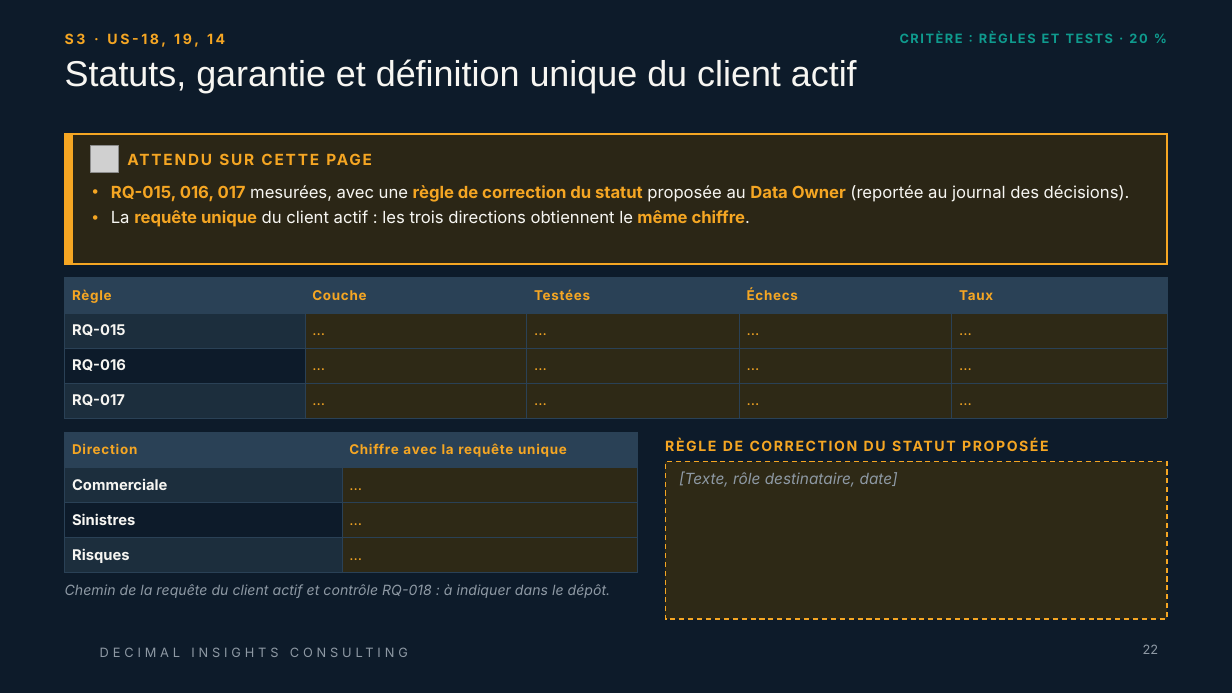
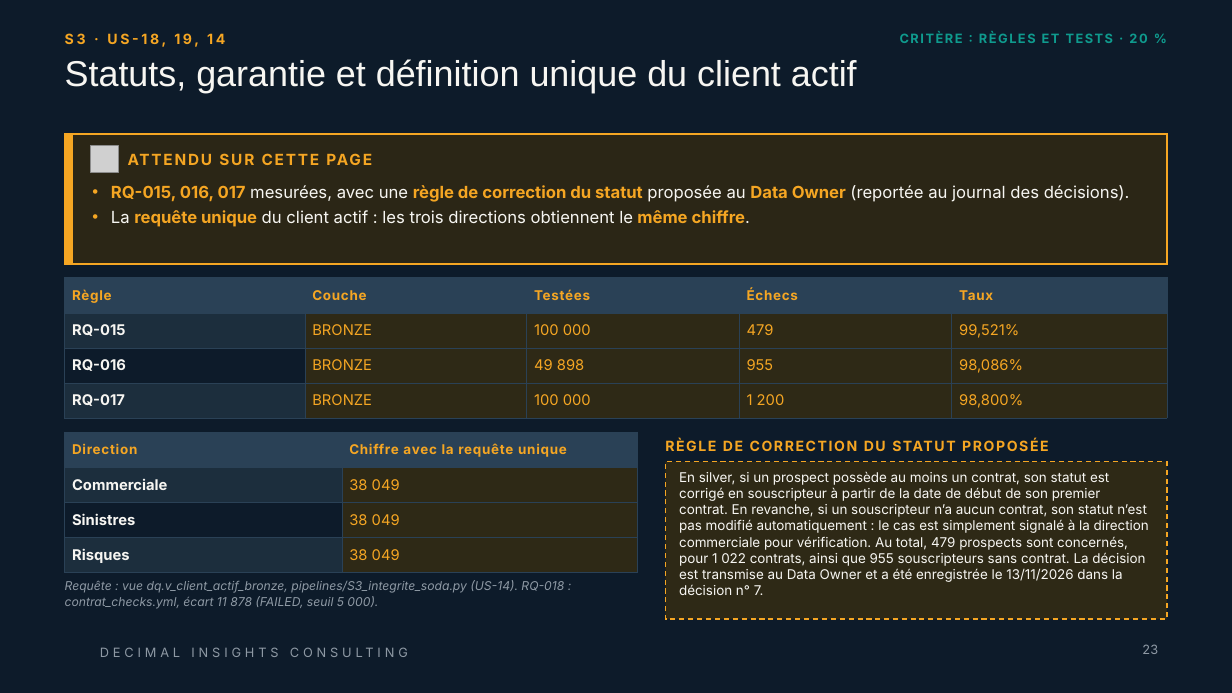
Before and after one commit to linam02/td-qualite-g04, a slide deck: slide 23 of livrables/Livrable_Groupe_TD_AssurConnect.pptx (slide 22 before the commit). Drawn at 1232x693 pixels with LibreOffice and Linux fonts; fonts in the diff are those of the drawing; grey boxes stand for pictures; background and template pictures are left out. Boxes give left, top, right and bottom in pixels: in the first picture for what was removed or moved away, otherwise in the second. Text is boxed around its words. In the diff, an @@ line names an element or a change of style, - is before the commit and + after.

```diff
--- a/livrables/Livrable_Groupe_TD_AssurConnect.pptx
+++ b/livrables/Livrable_Groupe_TD_AssurConnect.pptx
@@ table at [65, 278, 1167, 419] @@
-row 2: RQ-015 | … | … | … | …
+row 2: RQ-015 | BRONZE | 100 000 | 479 | 99,521%
-row 3: RQ-016 | … | … | … | …
+row 3: RQ-016 | BRONZE | 49 898 | 955 | 98,086%
-row 4: RQ-017 | … | … | … | …
+row 4: RQ-017 | BRONZE | 100 000 | 1 200 | 98,800%
@@ borders changed @@
@@ table at [65, 433, 638, 573] @@
-row 2, column 2: …
+row 2, column 2: 38 049
-row 3, column 2: …
+row 3, column 2: 38 049
-row 4, column 2: …
+row 4, column 2: 38 049
@@ borders changed @@
@@ text in rectangle at [679, 472, 1149, 595]: text changed; size 12 to 10.5 pt; text colour #8E99A4 to #F7F6F2; italic off @@
-[Texte, rôle destinataire, date]
+En silver, si un prospect possède au moins un contrat, son statut est corrigé en souscripteur à partir de la date de début de son premier contrat. En revanche, si un souscripteur n’a aucun contrat, son statut n’est pas modifié automatiquement : le cas est simplement signalé à la direction commerciale pour vérification. Au total, 479 prospects sont concernés, pour 1 022 contrats, ainsi que 955 souscripteurs sans contrat. La décision est transmise au Data Owner et a été enregistrée le 13/11/2026 dans la décision n° 7.
@@ text removed at [65, 584, 611, 598] @@
-Chemin de la requête du client actif et contrôle RQ-018 : à indiquer dans le dépôt.
@@ text added at [65, 580, 564, 609], 9.5 pt, text #8E99A4, italic @@
+Requête : vue dq.v_client_actif_bronze, pipelines/S3_integrite_soda.py (US-14). RQ-018 : contrat_checks.yml, écart 11 878 (FAILED, seuil 5 000).
```
Also in this commit, not shown: 45 other slides changed, 2 slides added, 8 other files.
